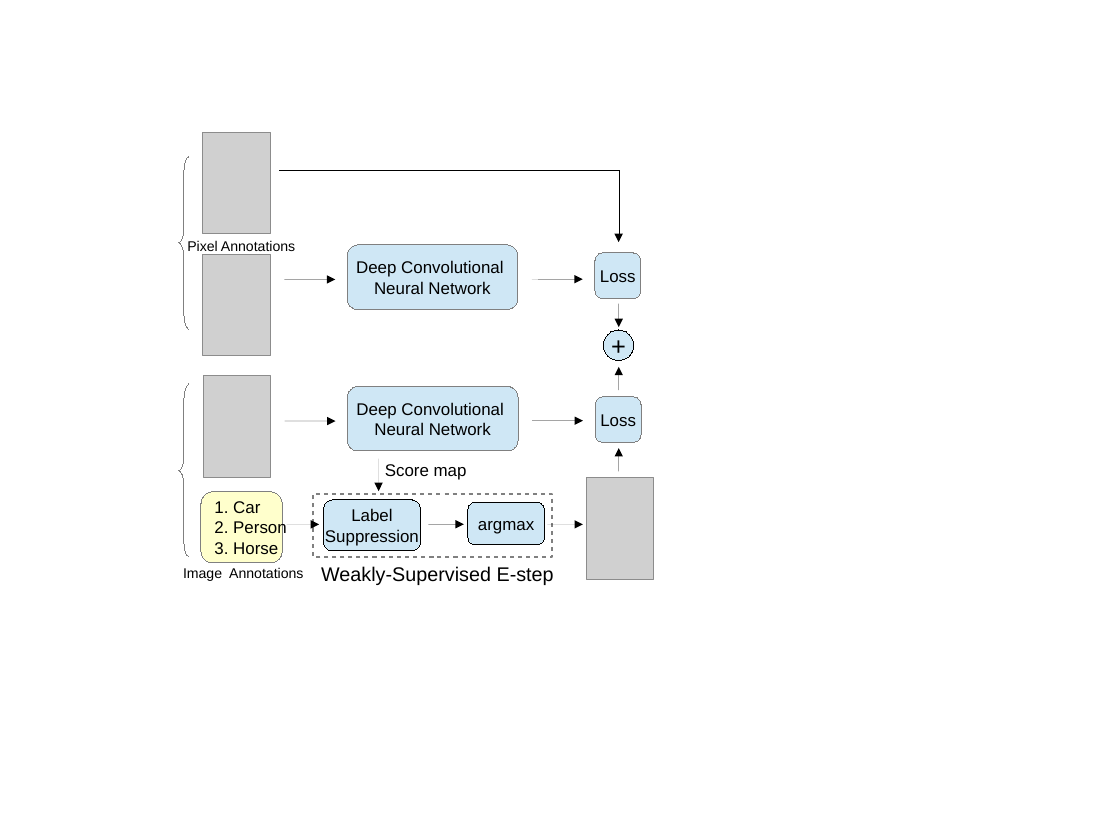
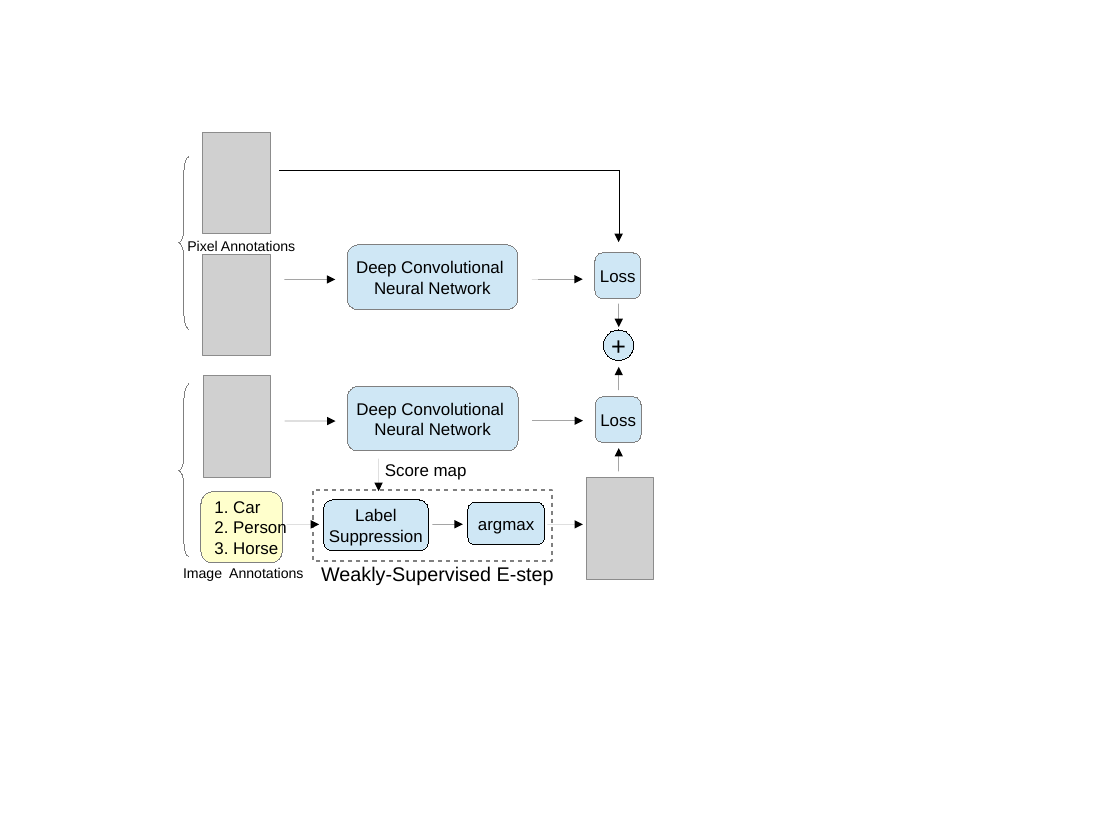
Before and after one commit to TheLegendAli/DeepLab-Context, a slide deck: slide 5 of paper/icml15/fig/model_illustration.odp. Drawn at 1120x840 pixels with LibreOffice and Linux fonts; fonts in the diff are those of the drawing; grey boxes stand for pictures. Boxes give left, top, right and bottom in pixels: in the first picture for what was removed or moved away, otherwise in the second. Text is boxed around its words. In the diff, an @@ line names an element or a change of style, - is before the commit and + after.

```diff
--- a/paper/icml15/fig/model_illustration.odp
+++ b/paper/icml15/fig/model_illustration.odp
@@ rectangle: place and size @@
-rectangle at bbox=[314, 494, 553, 557]
+rectangle at bbox=[314, 490, 553, 561]
@@ rounded rectangle "Label": place and size @@
-rounded rectangle "Label" at bbox=[324, 500, 421, 551]
+rounded rectangle "Label" at bbox=[324, 500, 429, 551]
@@ arrow moved from (429, 524) - (464, 524) to (433, 524) - (463, 524) @@
```
Also in this commit, not shown: 1 other file.
